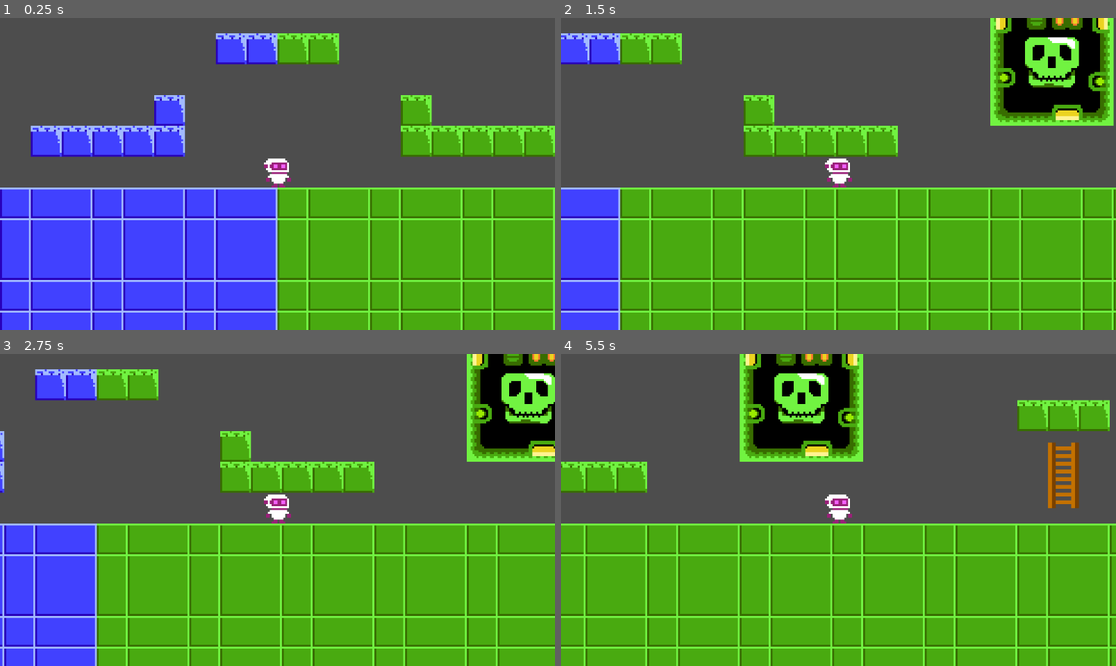
Above: before the commit, frames 1-4 (two rows, left to right).
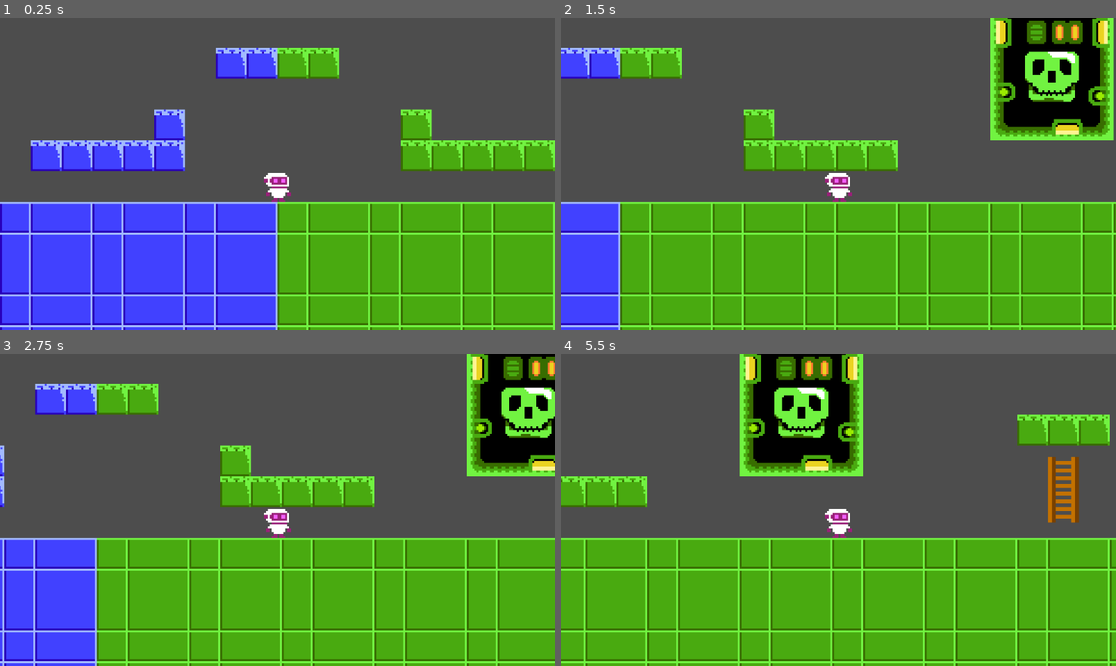
Above: after the commit, the same moments.

Repository: cheskya/ISCS3014-Project2
Game: Godot game, scene res://scenes/game.tscn
The game is run twice, just before and just after one commit, with the same random seed, the same clock (stepped at 60 frames per second) and the same inputs.
Inputs:
- Up to frame 1 (0.25 s): no input
- Up to frame 2 (1.5 s): tap Enter (ui_accept) at 0.5, 0.77 s; hold Right (ui_right) from 0.53 s (still down)
- Up to frame 3 (2.75 s): tap Enter (ui_accept) at 1.52 s; release Right (ui_right) at 2.03 s; hold Left (ui_left) from 2.03 s (still down)
- Up to frame 4 (5.5 s): release Left (ui_left) at 2.78 s; hold Right (ui_right) 2.78-4.28 s; tap Enter (ui_accept) at 3.02, 3.77, 4.52 s; hold Left (ui_left) 4.28-5.03 s; hold Right (ui_right) from 5.03 s (still down)

The runs differ from the first frame. In frame 1, 23% of the frame differs, in the area x 0-100%, y 4-100%; in frame 2, 24%, in the area x 0-100%, y 0-100%; in frame 3, 23%; in frame 4, 22%.

Commit message:
Move camera node to player scene

Diff:
--- a/scenes/game.tscn
+++ b/scenes/game.tscn
@@ -586,7 +586,3 @@
 tile_set = SubResource("TileSet_oby2r")
 
 [node name="Player" parent="." instance=ExtResource("3_xfwxu")]
-
-[node name="Camera2D" type="Camera2D" parent="Player"]
-position = Vector2(0, -7)
-zoom = Vector2(4, 4)
--- a/scenes/player.tscn
+++ b/scenes/player.tscn
@@ -24,6 +24,10 @@
 [node name="Player" type="CharacterBody2D"]
 script = ExtResource("1_ovy04")
 
+[node name="Camera2D" type="Camera2D" parent="."]
+position = Vector2(0, -14.5)
+zoom = Vector2(4, 4)
+
 [node name="AnimatedSprite2D" type="AnimatedSprite2D" parent="."]
 position = Vector2(0, -8)
 sprite_frames = SubResource("SpriteFrames_xr0xd")
